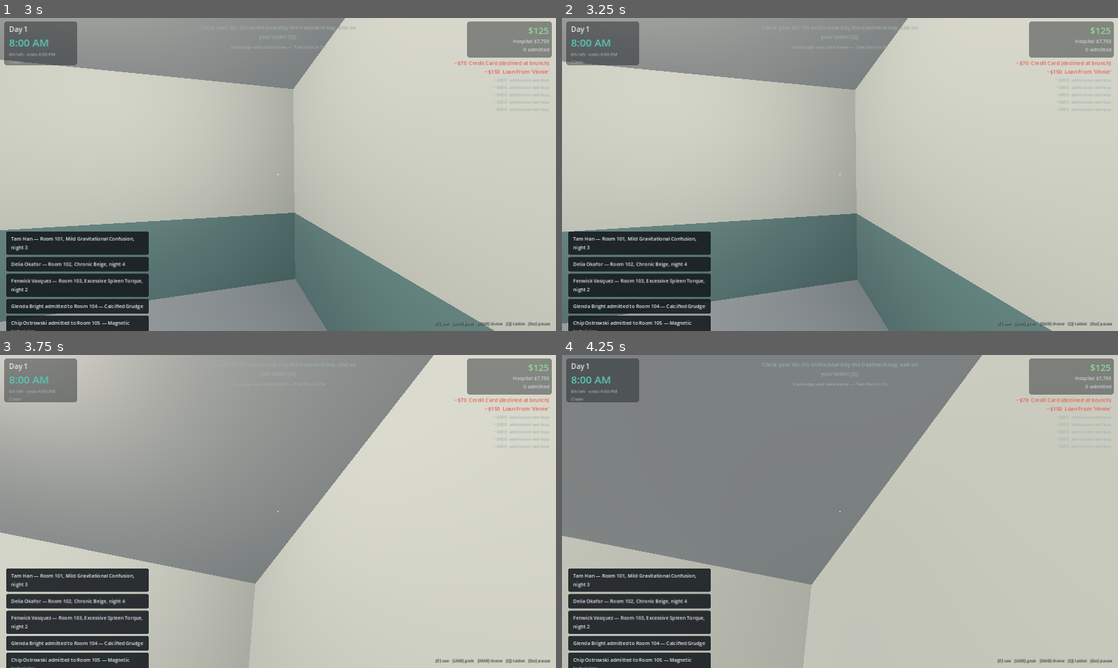
Above: before the commit, frames 1-4 (two rows, left to right).
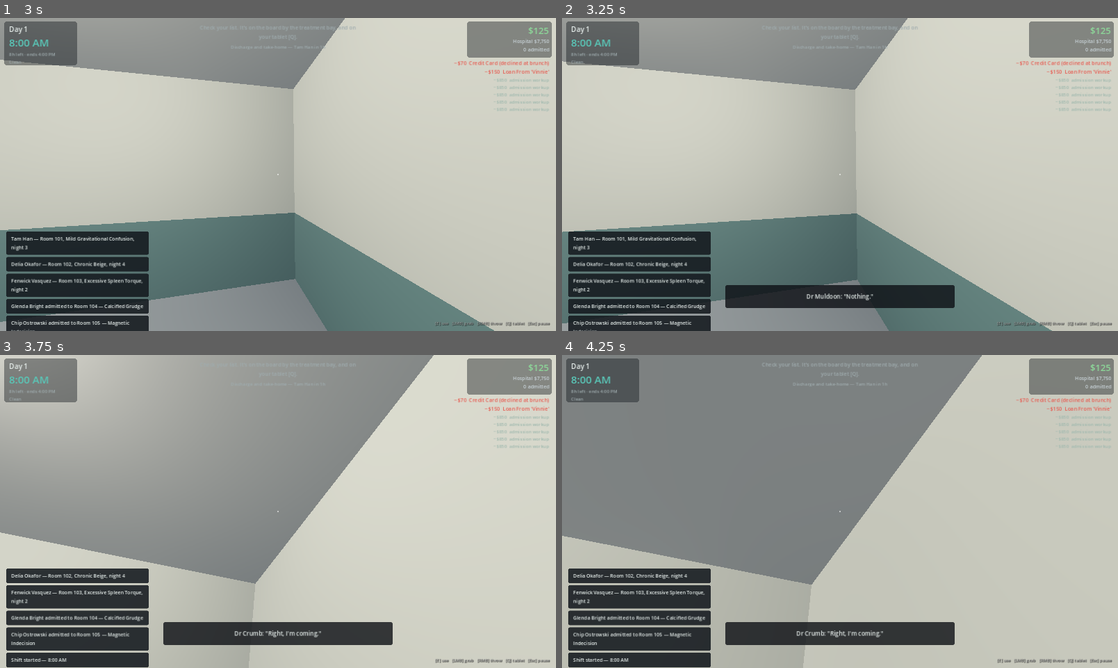
Above: after the commit, the same moments.

Repository: masonobegi/crypts-of-chaos
Game: Godot game, scene res://scenes/Boot.tscn
Two runs of this game, one before a commit and one after it. Both use one fixed random seed, a clock stepped at 60 frames per second and the inputs below.
Inputs (mouse positions are in pixels of both pictures, inside the frame that each line leads up to):
- Up to frame 1 (3 s): click (278, 133) at 0.52 s; type "12" at 0.6 s; click "New Career" at 1.25 s; click "Read the morning brief" at 2 s; click "Clock in" at 2.75 s
- Up to frame 2 (3.25 s): no input
- Up to frame 3 (3.75 s): tap Enter at 3.5 s; move the mouse to (305, 511) at 3.52 s; hold W (move_forward) from 3.53 s (still down); hold E (interact) from 3.53 s (still down)
- Up to frame 4 (4.25 s): keep holding W (move_forward); keep holding E (interact); tap Space (jump) at 3.77 s; tap Shift (sprint) at 3.8 s

Frame 1 is identical in both runs. In frame 2, 3.0% of the frame differs, in the area x 29-71%, y 85-93%; in frame 3, 4.9%, in the area x 1-71%, y 69-100%; in frame 4, 4.9%.

Commit message:
Throwing something to distract a nurse has never once worked
SuspicionSystem._on_world_event opened by discarding every event the player did
not personally cause. Prop._emit_noise emits with no actor on purpose, under a
comment reading "what it does is move NPCs, which is far more useful" — and it
moved nobody. Nor did the emergency admission that is documented as dragging
every member of staff to the far end of the building. Four systems in the
chain, three of them working, and no test had ever run it end to end.

  before:  0 of 4 staff in earshot came
  after:   2 of 5 came, closing 13.3m

Also in this batch:

  * Staff now have footsteps. In a game about whether somebody is about to walk
    in, everybody on the floor moved in silence.
  * The treatment dial turns both ways. It used to only climb and wrap at 11,
    so the sole route from 9 down to 4 passed through five settings four or
    more off prescription, each firing a witness roll. Turning a dial DOWN was
    the most incriminating act in the building.
  * The dial's prompt follows the dial. The interactor only pushes a prompt
    when the target changes, so the readout for the game's central control sat
    frozen on whatever it said when you walked up.
  * And it reports where it stops, not everything it passed over. Overshooting
    by one and correcting used to publish two extreme readings instead of none.

Diff:
--- a/scripts/npc/npc_body.gd
+++ b/scripts/npc/npc_body.gd
@@ -236,6 +236,7 @@
 	_push_obstacles()
 	_check_stuck(delta)
 	_animate(delta)
+	_footsteps(delta)
 	_tick_speech(delta)
 
 func _follow_path(delta: float) -> void:
@@ -268,6 +269,41 @@
 		return
 	var want := atan2(-face_dir.x, -face_dir.z)
 	rotation.y = lerp_angle(rotation.y, want, 1.0 - exp(-TURN_SPEED * delta))
+
+## Footsteps.
+##
+## The player made them; nobody else in the building did. In a game whose entire
+## tension is "is somebody about to walk in", every member of staff on the floor
+## moved in complete silence — the only way to know a nurse was behind you was
+## to already be looking at her. This is the cheapest tension in the whole
+## project and it was missing.
+##
+## Positional, so distance and direction do the work: a step you can barely hear
+## is somebody at the far end of the corridor, and a step you can hear clearly is
+## somebody in the doorway. Slightly quieter and slower than the player's own,
+## because the player's are also feedback for their own movement and these are
+## information about somebody else.
+const STEP_STRIDE := 2.3
+
+var _step_accum := 0.0
+
+func _footsteps(delta: float) -> void:
+	var planar := Vector2(velocity.x, velocity.z).length()
+	if not is_on_floor() or planar < 0.35:
+		_step_accum = 0.0
+		return
+	_step_accum += delta * planar
+	if _step_accum < STEP_STRIDE:
+		return
+	_step_accum = 0.0
+	# Only if there is anybody to hear it. Eight members of staff walking a
+	# sixty-two-metre floor would otherwise churn the whole twenty-four-voice
+	# 3D pool with steps nobody is in earshot of, and steal the voices from the
+	# things that matter — a door, a gasp, a machine.
+	var listener = get_tree().get_first_node_in_group("player")
+	if listener == null or global_position.distance_squared_to(listener.global_position) > 400.0:
+		return
+	AudioMgr.play_at_var("step", global_position, -24.0, 0.22)
 
 func _animate(delta: float) -> void:
 	var planar := Vector2(velocity.x, velocity.z).length()
--- a/scripts/systems/suspicion_system.gd
+++ b/scripts/systems/suspicion_system.gd
@@ -109,9 +109,37 @@
 	return out
 
 # ------------------------------------------------------------------ witnessing
+## Hearing only, no evidence. Anybody in earshot is distracted by it and gets a
+## chance to go and look; nobody writes anything down, because nothing about a
+## clatter says who caused it.
+func _broadcast_noise(e: WorldEvent) -> void:
+	if e.hear_radius <= 0.0:
+		return
+	for id in _bodies.keys():
+		var body = _body(id)
+		if body == null or body.perception == null:
+			continue
+		if not body.perception.can_hear(e.pos, e.hear_radius):
+			continue
+		body.perception.distract(0.55)
+		if body.has_method("on_heard_noise"):
+			body.call("on_heard_noise", e)
+
 func _on_world_event(evt) -> void:
 	var e: WorldEvent = evt
+	# A noise nobody can be blamed for still MOVES people — and moving people is
+	# the entire reason props are throwable.
+	#
+	# This early return dropped every event that was not the player's own doing
+	# before it reached a single perception, which quietly deleted the whole
+	# distraction layer of the game. Prop._emit_noise emits with no actor, on
+	# purpose, with a comment saying "what it does is move NPCs, which is far
+	# more useful" — and it moved nobody. Nor did the emergency admission that
+	# is supposed to drag every member of staff to the far end of the building,
+	# nor the random events that clatter. Four systems, three of them working,
+	# and the chain never run end to end by any test until now.
 	if e.actor != "player":
+		_broadcast_noise(e)
 		return
 
 	# Private rooms genuinely reduce how much a witness can make out through a
--- a/scripts/world/machine.gd
+++ b/scripts/world/machine.gd
@@ -30,6 +30,13 @@
 var _lamp: MeshInstance3D = null
 var _panel_open := false
 var _prescribed_for := ""
+## Seconds since the dial last moved, and the last value we told the room about.
+## See interact(): a dial passing THROUGH a setting is not a dial SET to it.
+## Starts settled, so a machine nobody has touched never announces anything —
+## and a machine whose prescribed value changes under it (a new patient in the
+## bed) does not report the player for something the player did not do.
+var _dial_settle := 1.0
+var _announced_dial := -1
 
 func build(disp: String) -> void:
 	fixture_name = disp
@@ -83,9 +90,10 @@
 		return ["Adjust calibration screw", "[E] nudge   nobody checks these"]
 	var p = _nearby_patient(player)
 	if p == null:
-		return ["%s — dial %d" % [fixture_name, dial], "[E] turn dial   [hold E] run cycle (no patient present)"]
+		return ["%s — dial %d" % [fixture_name, dial],
+			"[E] up   [Shift+E] down   (no patient present)"]
 	return ["%s on %s" % [DB.treatment_name(treatment_id), p.display_name],
-		"dial %d / prescribed %d   [E] turn dial   [hold E] run" % [dial, prescribed]]
+		"dial %d   ·   prescribed %d      [E] up   [Shift+E] down" % [dial, prescribed]]
 
 func use_seconds(_player, _held) -> float:
 	return 0.0
@@ -94,16 +102,50 @@
 	if _panel_open:
 		_nudge_calibration()
 		return
-	# Tap cycles the dial; the run action is on a separate fixture (the big
+	# Tap turns the dial; the run action is on a separate fixture (the big
 	# button), so you can never fat-finger a treatment you didn't mean to give.
-	dial = DIAL_MIN if dial >= DIAL_MAX else dial + 1
+	#
+	# It goes BOTH WAYS. It used to only climb and wrap at 11, which meant the
+	# only route from 9 down to 4 ran 10, 11, 0, 1, 2, 3, 4 — seven stops, five
+	# of them four or more off prescription, each one broadcasting to everybody
+	# in the room that you had just cranked the machine to an extreme. Turning
+	# a dial DOWN was the most incriminating thing in the building, and no part
+	# of the interface said so.
+	if Input.is_action_pressed("sprint"):
+		dial = DIAL_MAX if dial <= DIAL_MIN else dial - 1
+	else:
+		dial = DIAL_MIN if dial >= DIAL_MAX else dial + 1
+	_dial_settle = 0.0
 	AudioMgr.play_at_var("tick", global_position, -14.0)
 	_refresh()
-	if absi(dial - prescribed) >= 4:
-		# Cranking it to an extreme is a visible, physical act. Being seen doing
-		# it is the single most direct way to get caught.
-		emit_event("machine_extreme_dial", 0.62, ["machine", "treatment"], "equipment_variance",
-			"set the %s to %d" % [fixture_name, dial])
+	# And the prompt has to follow the dial. The interactor only pushes a prompt
+	# when the thing you are looking at CHANGES, so the readout for the single
+	# most important control in the game sat frozen on whatever it said when you
+	# walked up — you were setting a number while being shown a different one.
+	var pr := prompt(player)
+	EventBus.interact_prompt.emit(String(pr[0]), String(pr[1]))
+
+## A setting is what the dial is left on, not everything it passed over.
+##
+## The event used to fire on every single click. Nobody in a real room reacts to
+## a dial sweeping past a number; they react to where it stops. Announcing every
+## intermediate value meant a player who overshot by one and corrected had
+## published two extreme readings instead of none.
+func _process(delta: float) -> void:
+	if _dial_settle >= 0.7:
+		return
+	_dial_settle += delta
+	if _dial_settle < 0.7:
+		return
+	if dial == _announced_dial:
+		return
+	_announced_dial = dial
+	if absi(dial - prescribed) < 4:
+		return
+	# Leaving it on an extreme is a visible, physical act. Being seen doing it is
+	# the single most direct way to get caught.
+	emit_event("machine_extreme_dial", 0.62, ["machine", "treatment"], "equipment_variance",
+		"set the %s to %d" % [fixture_name, dial])
 
 func set_prescribed_for(p) -> void:
 	if p == null:
--- a/tests/live_impl.gd
+++ b/tests/live_impl.gd
@@ -33,6 +33,13 @@
 ## investigator that finishes its round leaves and frees itself, and "it walked
 ## its round and went home" is a pass, not a missing NPC.
 var _inv_start: Dictionary = {}
+## Blocking a doorway: -1 means the probe never ran.
+var _door_block_worked := -1
+var _door_unblock_worked := -1
+var _blocker = null
+## Did a noise at the far end of the floor actually pull anybody off station?
+var _distraction_from: Dictionary = {}
+var _distraction_worked := -1
 
 func start() -> void:
 	GameState.start_new_career(555111)
@@ -54,6 +61,16 @@
 			GameState._advance_minute()
 	if frames == 60:
 		_seed_conditions()
+	if frames == FRAMES - 1400:
+		_make_a_noise()
+	if frames == FRAMES - 1000:
+		_check_distraction()
+	if frames == FRAMES - 900:
+		_block_a_doorway()
+	if frames == FRAMES - 700:
+		_check_doorway_blocked()
+	if frames == FRAMES - 500:
+		_check_doorway_cleared()
 	if frames == FRAMES - 300:
 		_test_perception()
 	if frames % 60 == 0:
@@ -155,6 +172,74 @@
 		elif n.global_position.distance_to(_inv_start[key]) > 2.0:
 			_investigator_moved = true
 
+## The other half of buying yourself a window: make a noise somewhere else.
+##
+## Throwable props exist entirely so that a bang in the supply room takes the
+## nurse out of the ward you want to be alone in. Every piece of that chain was
+## implemented and none of it was ever run end to end — the event, the hearing
+## radius, the investigate state and the walk are four separate systems, and
+## three of them working is worth nothing.
+func _make_a_noise() -> void:
+	var h = game.hospital
+	var where: Vector3 = h.point_in("supply")
+	# Everybody who is on duty and far enough away for "did they come" to be a
+	# real question rather than a rounding error. Somebody already watching the
+	# player is allowed to ignore a clatter — that is the design — so the claim
+	# is that SOMEBODY comes, not that a particular person does.
+	for n in tree.get_nodes_in_group("staff"):
+		if not (n is StaffNPC) or not n.on_duty:
+			continue
+		var d: float = n.global_position.distance_to(where)
+		if d > 10.0:
+			_distraction_from[n.get_instance_id()] = d
+	WorldEvent.new("loud_clatter", "").at(where, "supply") \
+		.heard(0.0, 60.0).tag("noise").tag("chaos") \
+		.says("something fell over in the supply room").emit()
+
+func _check_distraction() -> void:
+	var where: Vector3 = game.hospital.point_in("supply")
+	var came := 0
+	var best := 0.0
+	for n in tree.get_nodes_in_group("staff"):
+		var key := n.get_instance_id()
+		if not _distraction_from.has(key):
+			continue
+		var before: float = float(_distraction_from[key])
+		var now: float = n.global_position.distance_to(where)
+		if before - now > 2.0:
+			came += 1
+			best = maxf(best, before - now)
+	_distraction_worked = 1 if came > 0 else 0
+	notes.append("noise: %d of %d staff in earshot came, closing up to %.1fm" % [
+		came, _distraction_from.size(), best])
+
+## Shoving something heavy into a ward doorway is supposed to buy you a private
+## room: staff genuinely cannot path through it. That is the entire reason the
+## tactic exists, and nothing had ever checked that it does anything — a silent
+## failure here would have turned the whole "make yourself a window" layer of
+## the game into set dressing.
+func _block_a_doorway() -> void:
+	var h = game.hospital
+	var door_x: float = 0.0
+	for entry in Hospital.LAYOUT:
+		if String(entry["key"]) == "ward_101" and entry.has("door"):
+			door_x = float(entry["door"])
+	_blocker = Items.spawn("wheelchair")
+	h.add_child(_blocker)
+	_blocker.global_position = Vector3(door_x, 0.55, 4.0)
+	_blocker.linear_velocity = Vector3.ZERO
+	_blocker.freeze = true
+
+func _check_doorway_blocked() -> void:
+	var h = game.hospital
+	_door_block_worked = 1 if h.nav.find_path(
+		h.point_in("corridor"), h.point_in("ward_101")).is_empty() else 0
+
+func _check_doorway_cleared() -> void:
+	if _blocker != null and is_instance_valid(_blocker):
+		_blocker.queue_free()
+		_blocker = null
+
 func _finish() -> void:
 	var moved := 0
 	var total := 0
@@ -190,6 +275,12 @@
 	var path = game.hospital.nav.find_path(
 		game.hospital.point_in("lobby"), game.hospital.point_in("ward_105"))
 	_ok(path.size() > 0, "the floor is still navigable after a live shift")
+	_ok(_distraction_worked != 0,
+		"a noise at the far end of the floor pulls somebody off station")
+	_ok(_door_block_worked == 1,
+		"a heavy prop left in a ward doorway genuinely cuts the room off")
+	_ok(path.size() > 0 and _door_block_worked == 1,
+		"and clearing it puts the room back on the map")
 	# Patients must have progressed.
 	var progressed := false
 	for p in game.patient_system.active():
--- a/tests/test_systems.gd
+++ b/tests/test_systems.gd
@@ -173,6 +173,47 @@
 	t.lt(float(res["recovery"]), 0.0, "and actively harms recovery")
 	t.gt(float(res["visual"]), 0.4, "and is very visible to anyone watching")
 	t.ok(String(res["complication"]) != "", "and guarantees a complication")
+	m.queue_free()
+
+## The dial turns both ways, and only reports where it STOPS.
+##
+## It used to climb only and wrap at 11, so the sole route from 9 down to 4 ran
+## 10, 11, 0, 1, 2, 3, 4 — five of those stops four or more off prescription,
+## each firing a witness roll. Turning a dial DOWN was the most incriminating
+## act in the building and nothing in the interface said so. And the event fired
+## on every click, so overshooting by one and correcting published two extreme
+## readings instead of none.
+func test_the_dial_turns_both_ways_and_only_reports_where_it_stops() -> void:
+	var m = load("res://scripts/world/machine.gd").new()
+	m.treatment_id = "humour_rebalance"
+	t.root.add_child(m)
+	m.build("Test Rebalancer")
+	m.prescribed = 5
+	m.dial = 9
+
+	# Down from 9 reaches 4 in five clicks, not seven.
+	var clicks := 0
+	while m.dial != 4 and clicks < 20:
+		m.dial = TreatmentMachine.DIAL_MAX if m.dial <= TreatmentMachine.DIAL_MIN else m.dial - 1
+		clicks += 1
+	t.eq(clicks, 5, "nine down to four is five clicks")
+
+	# And nothing is announced until the dial has been left alone. A machine
+	# that has just been built and never touched must be silent, however far
+	# from prescription it happens to be sitting.
+	m.dial = 11
+	m._dial_settle = 1.0
+	m._announced_dial = 11
+	m._process(0.1)
+	t.eq(m._announced_dial, 11, "a settled dial re-announces nothing")
+
+	# Moving it restarts the clock; a value passed through is never announced.
+	m._dial_settle = 0.0
+	m.dial = 0
+	m._process(0.2)
+	t.eq(m._announced_dial, 11, "still nothing at 0.2s — the dial is still turning")
+	m._process(0.6)
+	t.eq(m._announced_dial, 0, "and it reports 0 once it has come to rest")
 	m.queue_free()
 
 func test_machine_keeps_an_auditable_log() -> void:
Not shown, changed: PROGRESS_LOG.md
